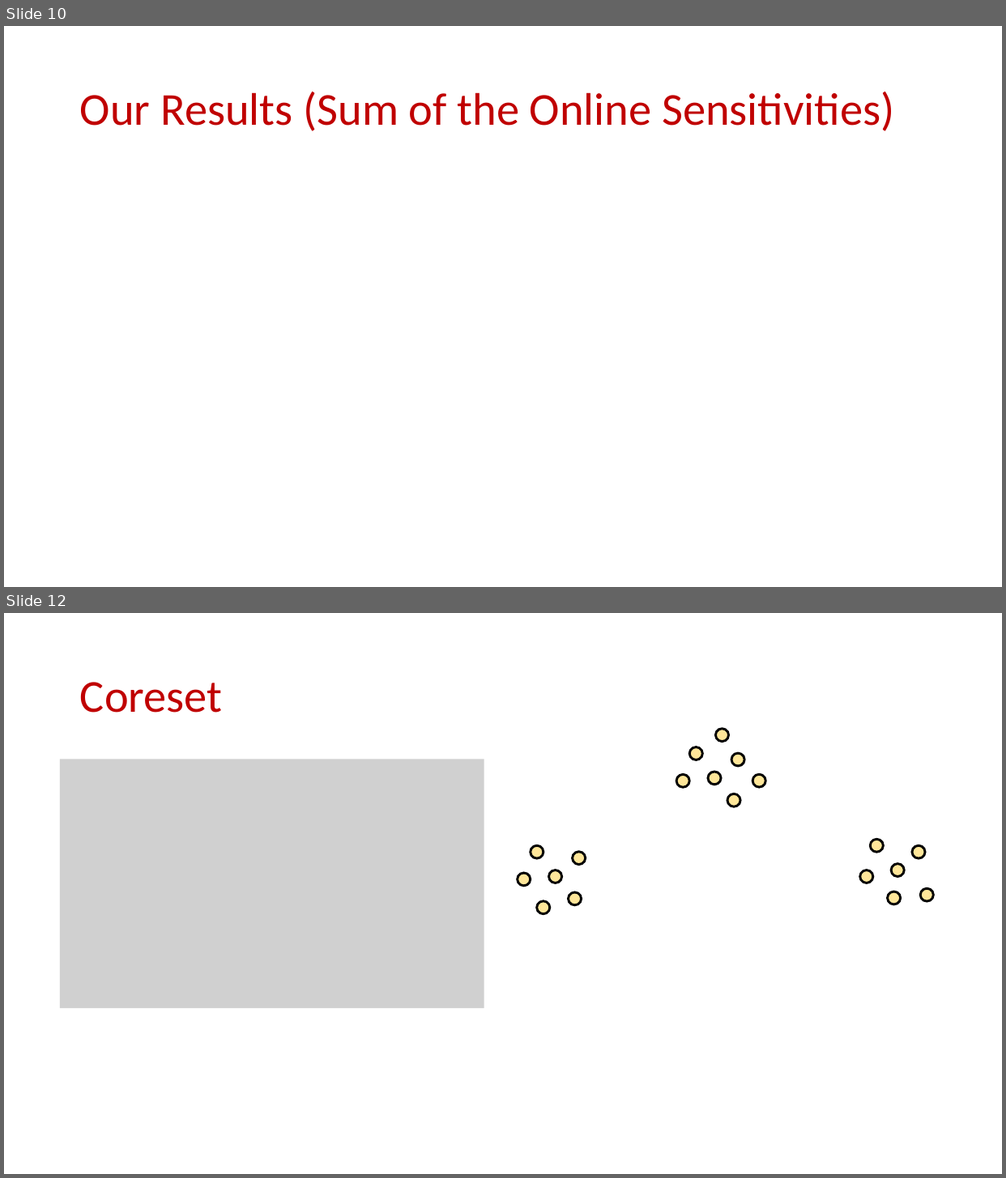
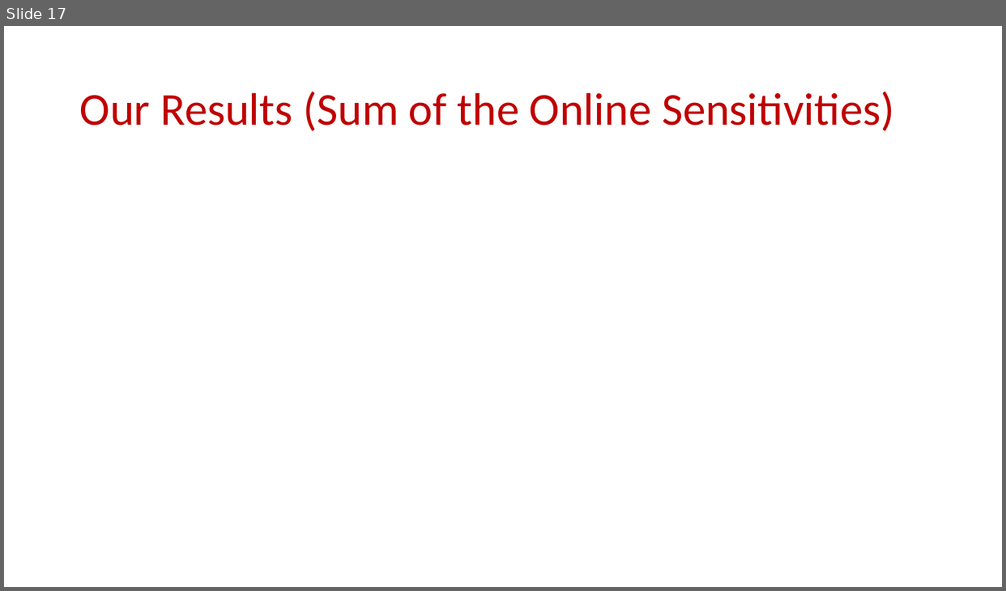
Before and after one commit to samsonzhou/samsonzhou.github.io, a slide deck: other-talks/FOCS 2023-short.pptx. Shown one above the other, each under a label of ours: slides 10 and 12 before the commit, slide 17 after it; the slides between them are not shown. The pictures are 1006x1178 and 1006x591 pixels, drawn with LibreOffice and Linux fonts; fonts in the diff are those of the drawing; grey boxes stand for pictures. Boxes give left, top, right and bottom in pixels: in the first picture for what was removed or moved away, otherwise in the second. Text is boxed around its words. In the diff, an @@ line names an element or a change of style, - is before the commit and + after.

```diff
--- a/other-talks/FOCS 2023-short.pptx
+++ b/other-talks/FOCS 2023-short.pptx
@@ slide 12 removed at bbox=[4, 613, 1002, 1174], background #FFFFFF @@
@@ title removed at bbox=[80, 682, 223, 713] @@
-Coreset
@@ ellipse removed at bbox=[716, 729, 729, 742] @@
@@ ellipse removed at bbox=[690, 747, 702, 760] @@
@@ ellipse removed at bbox=[731, 753, 744, 766] @@
@@ picture removed at bbox=[60, 759, 484, 1008] @@
@@ ellipse removed at bbox=[676, 775, 689, 787] @@
@@ ellipse removed at bbox=[708, 772, 720, 785] @@
@@ ellipse removed at bbox=[752, 775, 765, 787] @@
@@ ellipse removed at bbox=[727, 794, 740, 807] @@
@@ ellipse removed at bbox=[530, 845, 543, 858] @@
@@ ellipse removed at bbox=[572, 852, 585, 865] @@
@@ ellipse removed at bbox=[870, 839, 883, 852] @@
@@ ellipse removed at bbox=[912, 845, 925, 858] @@
@@ ellipse removed at bbox=[518, 873, 530, 885] @@
@@ ellipse removed at bbox=[549, 871, 562, 884] @@
@@ ellipse removed at bbox=[860, 871, 873, 884] @@
@@ ellipse removed at bbox=[891, 864, 904, 876] @@
@@ ellipse removed at bbox=[537, 901, 550, 914] @@
@@ ellipse removed at bbox=[569, 892, 582, 905] @@
@@ ellipse removed at bbox=[888, 892, 900, 905] @@
@@ ellipse removed at bbox=[920, 888, 933, 901] @@
@@ what was slide 10 is now slide 17 @@
```
Also in this commit, not shown: 11 slides changed, 7 slides added, 18 other slides removed, 2 other files.
